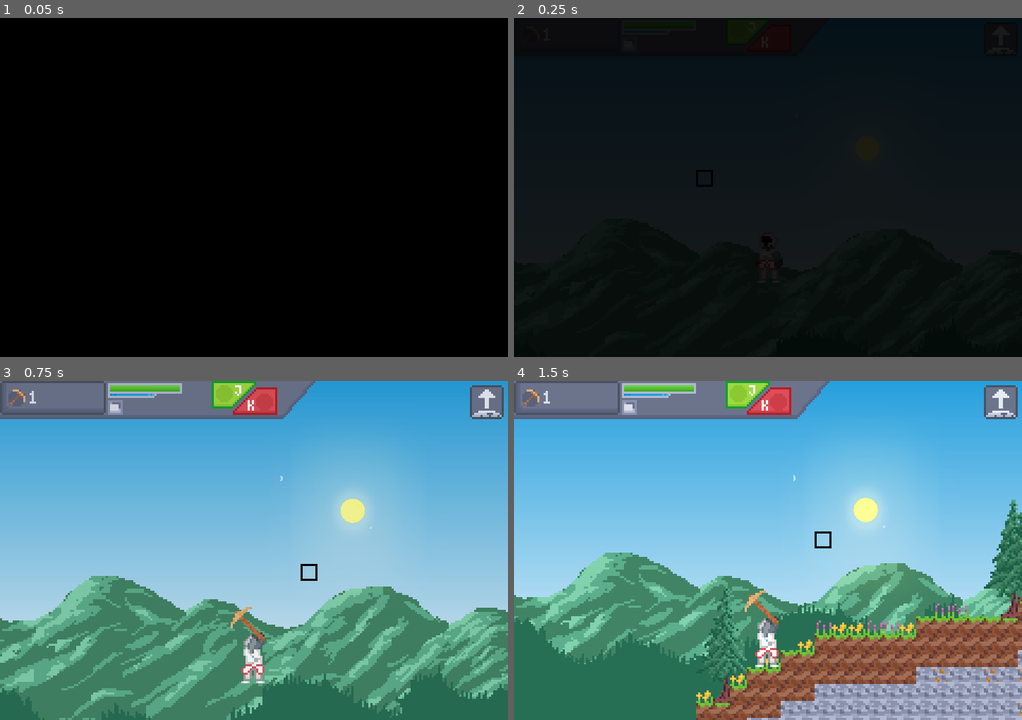
Above: before the commit, frames 1-4 (two rows, left to right).
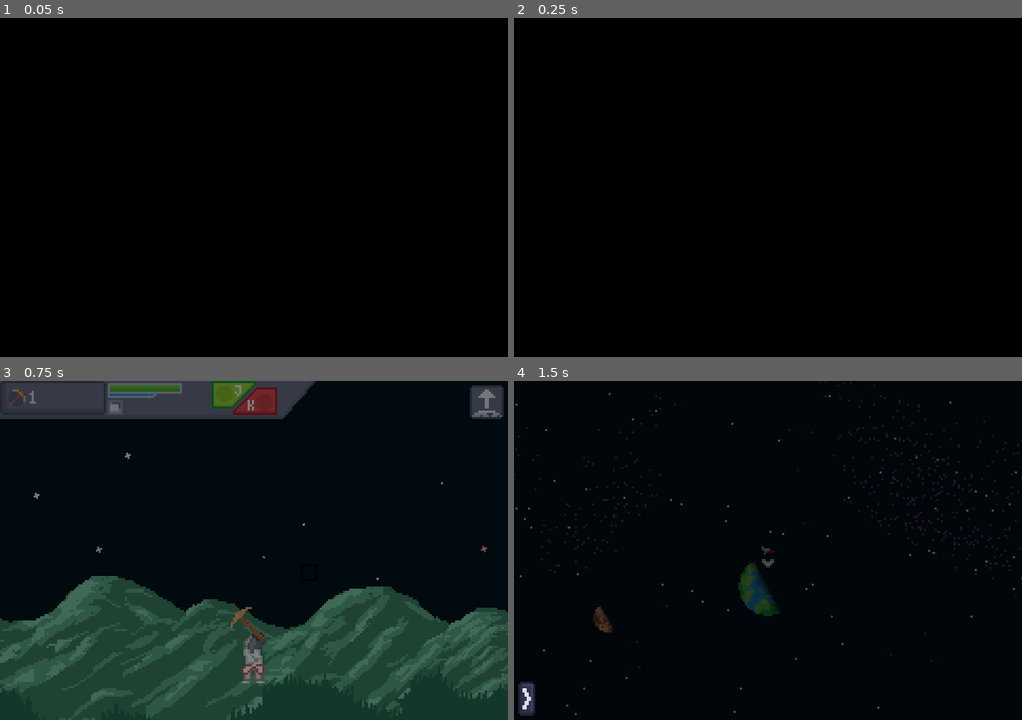
Above: after the commit, the same moments.

Repository: Stevepetoskey/TinyPixelPlanetsPublic
Game: Godot game, scene res://scenes/Main.tscn
The game is run twice, just before and just after one commit, with the same random seed, the same clock (stepped at 60 frames per second) and the same inputs. This scene is started directly instead of the project's main scene.
Inputs (mouse positions are in pixels of both pictures, inside the frame that each line leads up to):
- Up to frame 1 (0.05 s): no input
- Up to frame 2 (0.25 s): no input
- Up to frame 3 (0.75 s): click (487, 401) at 0.5 s
- Up to frame 4 (1.5 s): click (1001, 401) at 1.25 s

Frame 1 is identical in both runs. In frame 2, 56% of the frame differs, in the area x 0-100%, y 1-79%; in frame 3, 100%, in the area x 0-100%, y 0-100%; in frame 4, 100%.

Commit message:
TU3.4

Diff:
--- a/assets/enviroment/Star.tscn
+++ b/assets/enviroment/Star.tscn
@@ -50,8 +50,7 @@
 animation = "red"
 script = ExtResource( 1 )
 
-[node name="VisibilityNotifier2D" type="VisibilityNotifier2D" parent="."]
-rect = Rect2( -2, -2, 4, 4 )
-
-[connection signal="screen_entered" from="VisibilityNotifier2D" to="." method="_on_VisibilityNotifier2D_screen_entered"]
-[connection signal="screen_exited" from="VisibilityNotifier2D" to="." method="_on_VisibilityNotifier2D_screen_exited"]
+[node name="VisibilityEnabler2D" type="VisibilityEnabler2D" parent="."]
+position = Vector2( 4.76837e-07, 0 )
+scale = Vector2( 0.2, 0.2 )
+pause_animated_sprites = false
--- a/scenes/Main.tscn
+++ b/scenes/Main.tscn
@@ -1161,6 +1161,7 @@
 [node name="Notification" type="Control" parent="CanvasLayer"]
 anchor_right = 1.0
 anchor_bottom = 1.0
+mouse_filter = 2
 
 [node name="World" type="Node2D" parent="."]
 script = ExtResource( 1 )
--- a/scripts/Global.gd
+++ b/scripts/Global.gd
@@ -15,6 +15,7 @@
 var playerBase = {"skin":Color("F8DEC3"),"hair_style":"Short","hair_color":Color("debe99"),"sex":"Guy"}
 
 signal loaded_data
+signal screenshot
 
 func save_exists(saveId : String) -> bool:
 	var dir = Directory.new()
@@ -63,6 +64,11 @@
 	emit_signal("loaded_data")
 
 func save(saveData : Dictionary) -> void:
+	emit_signal("screenshot")
+	yield(get_tree(),"idle_frame")
+	var image = get_viewport().get_texture().get_data()
+	image.flip_y()
+	image.save_png(save_path + currentSave + "/icon.png")
 	playerData = saveData["player"]
 	playerData["skin"] = playerBase["skin"];playerData["hair_color"] = playerBase["hair_color"];playerData["hair_style"] = playerBase["hair_style"]
 	playerData["sex"] = playerBase["sex"]
--- a/scripts/Main.gd
+++ b/scripts/Main.gd
@@ -4,6 +4,7 @@
 
 func _ready():
 	$CanvasLayer/Black.show()
+	Global.connect("screenshot",self,"screenshot")
 
 func _process(delta):
 	$CanvasLayer/FPS.text = str(Engine.get_frames_per_second())
@@ -19,3 +20,8 @@
 
 func _on_World_world_loaded():
 	$Music/Timer.start(rand_range(20,120))
+
+func screenshot():
+	$CanvasLayer.hide()
+	yield(get_tree(),"idle_frame")
+	$CanvasLayer.show()
--- a/scripts/enviroment/Star.gd
+++ b/scripts/enviroment/Star.gd
@@ -7,14 +7,3 @@
 	frame = randi()%2
 	if randi()%3==1:
 		playing = true
-		blink = true
-	else:
-		blink = false
-
-func _on_VisibilityNotifier2D_screen_entered():
-	show()
-	if blink:
-		playing = true
-
-func _on_VisibilityNotifier2D_screen_exited():
-	hide()
--- a/scripts/starSystem.gd
+++ b/scripts/starSystem.gd
@@ -121,7 +121,7 @@
 	var planetType
 	var planets = []# = ["small_desert","small_mud","small_stone","desert","mud","stone","gas1","gas2"]
 	for planetDat in planetData:
-		if (planetData[planetDat]["size"] < maxSize or (maxSize == 0 and planetData[planetDat]["size"] == 0)) and !["terra","snow","snow_terra"].has(planetData[planetDat]["type"]):
+		if (planetData[planetDat]["size"] < maxSize or (maxSize == 0 and planetData[planetDat]["size"] == 0)) and !["terra","snow","snow_terra","exotic"].has(planetData[planetDat]["type"]):
 			planets.append(planetData[planetDat])
 	planets.shuffle()
 	planetType = planets[0]
